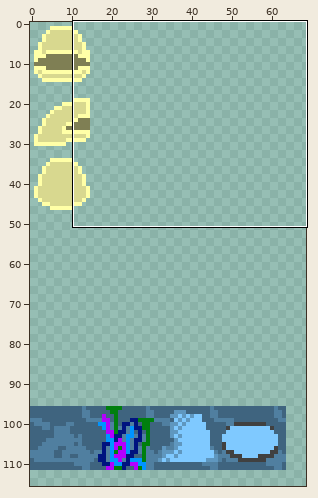
Sprite sheet -- assets/images/16/jeremy.png. Above, an overview of the earlier version with the close-up marked.
Close-up. Earlier state:
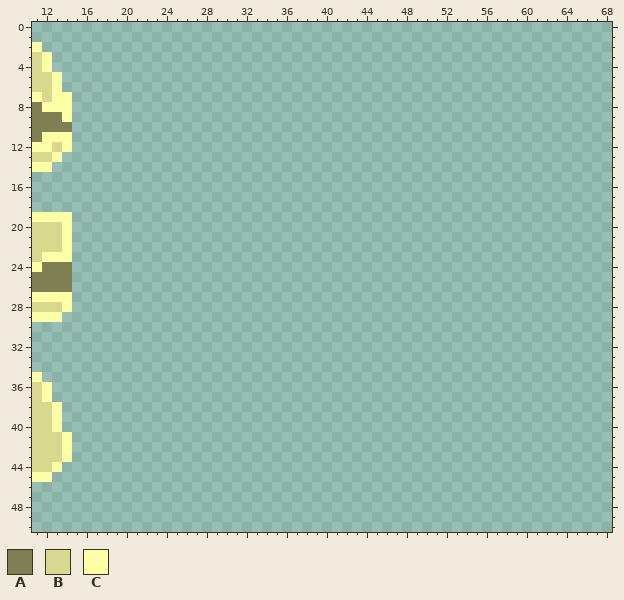
The file is 128x128 pixels. Shown: x 11..68, y 0..50. The wide view leaves out empty margins.
Palette (. is transparent): A #7f7f54  B #d8d88f  C #ffffa7
Pixels before (only the part around the change), first column x 11:
 0 ..........................................................
 1 ..........................................................
 2 C.........................................................
 3 BC........................................................
 4 BC........................................................
 5 BBC.......................................................
 6 BBC.......................................................
 7 CBCC......................................................
 8 ACCC......................................................
 9 AAAC......................................................
10 AAAA......................................................
11 ACCC......................................................
12 CCBC......................................................
13 BBC.......................................................
14 CC........................................................
15 ..........................................................
16 ..........................................................
17 ..........................................................
18 ..........................................................
19 CCCC......................................................
20 BBBC......................................................
21 BBBC......................................................
22 BBBC......................................................
23 BCCC......................................................
24 CAAA......................................................
25 AAAA......................................................
26 AAAA......................................................
27 CCCC......................................................
28 BBBC......................................................
29 CCC.......................................................
30 ..........................................................
31 ..........................................................
32 ..........................................................
33 ..........................................................
34 ..........................................................
35 C.........................................................
36 BC........................................................
37 BC........................................................
38 BBC.......................................................
39 BBC.......................................................
40 BBC.......................................................
41 BBBC......................................................
42 BBBC......................................................
43 BBBC......................................................
44 BBC.......................................................
45 CC........................................................
46 ..........................................................
47 ..........................................................
48 ..........................................................
49 ..........................................................
50 ..........................................................
The same view after the edit:
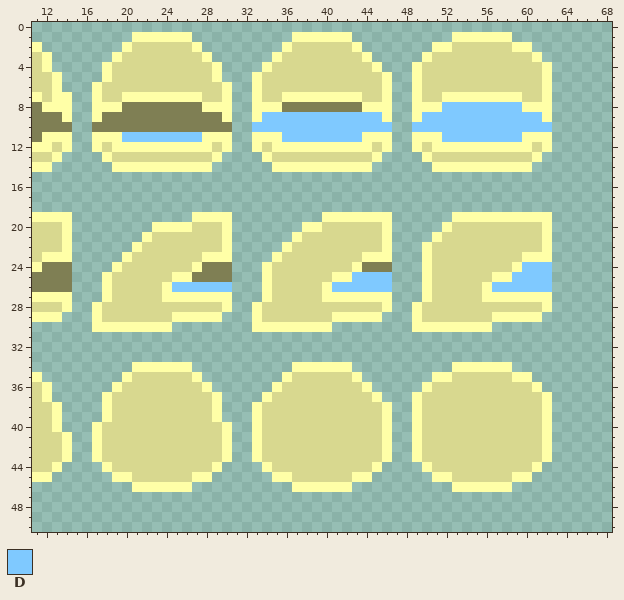
Colours new in this view: D #7fc9ff
Change:
Changed rows in their new state; - is an unchanged pixel.
first column x 17:
 1 ----CCCCCC----------CCCCCC----------CCCCCC----
 2 ---CBBBBBBC--------CBBBBBBC-------CCBBBBBBCC--
 3 --CBBBBBBBBC------CBBBBBBBBC-----CBBBBBBBBBBC-
 4 -CBBBBBBBBBBC----CBBBBBBBBBBC---CBBBBBBBBBBBBC
 5 -CBBBBBBBBBBC---CBBBBBBBBBBBBC--CBBBBBBBBBBBBC
 6 CBBBBBBBBBBBBC--CBBBBBBBBBBBBC--CBBBBBBBBBBBBC
 7 CBBCCCCCCCCBBC--CBBCCCCCCCCBBC--CBBCCCCCCCCBBC
 8 CCCAAAAAAAACCC--CCCAAAAAAAACCC--CCCDDDDDDDDCCC
 9 CAAAAAAAAAAAAC--CDDDDDDDDDDDDC--CDDDDDDDDDDDDC
10 AAAAAAAAAAAAAA--DDDDDDDDDDDDDD--DDDDDDDDDDDDDD
11 CCCDDDDDDDDCCC--CCCDDDDDDDDCCC--CCCDDDDDDDDCCC
12 CBCCCCCCCCCCBC--CBCCCCCCCCCCBC--CBCCCCCCCCCCBC
13 -CBBBBBBBBBBC----CBBBBBBBBBBC----CBBBBBBBBBBC-
14 --CCCCCCCCCC------CCCCCCCCCC------CCCCCCCCCC--
first column x 17:
19 ----------CCCC---------CCCCCCC------CCCCCCCCCC
20 ------CCCCBBBC-------CCBBBBBBC-----CBBBBBBBBBC
21 -----CBBBBBBBC------CBBBBBBBBC----CBBBBBBBBBBC
22 ----CBBBBBBBBC-----CBBBBBBBBBC---CBBBBBBBBBBBC
23 ---CBBBBBBBCCC----CBBBBBBBBCCC---CBBBBBBBBBCCC
24 --CBBBBBBBCAAA---CBBBBBBBBCAAA---CBBBBBBBBCDDD
25 -CBBBBBBCCAAAA---CBBBBBBCCDDDD---CBBBBBBCCDDDD
26 -CBBBBBCDDDDDD---CBBBBBCDDDDDD---CBBBBBCDDDDDD
27 -CBBBBBCCCCCCC---CBBBBBCCCCCCC---CBBBBBCCCCCCC
28 CBBBBBBBBBBBBC--CBBBBBBBBBBBBC--CBBBBBBBBBBBBC
29 CBBBBBBBCCCCC---CBBBBBBBCCCCC---CBBBBBBBCCCCC-
30 CCCCCCCC--------CCCCCCCC--------CCCCCCCC------
first column x 17:
34 ----CCCCCC----------CCCCCC----------CCCCCC----
35 ---CBBBBBBC--------CBBBBBBC-------CCBBBBBBCC--
36 --CBBBBBBBBC------CBBBBBBBBC-----CBBBBBBBBBBC-
37 -CBBBBBBBBBBC----CBBBBBBBBBBC---CBBBBBBBBBBBBC
38 -CBBBBBBBBBBC---CBBBBBBBBBBBBC--CBBBBBBBBBBBBC
39 -CBBBBBBBBBBC---CBBBBBBBBBBBBC--CBBBBBBBBBBBBC
40 CBBBBBBBBBBBBC--CBBBBBBBBBBBBC--CBBBBBBBBBBBBC
41 CBBBBBBBBBBBBC--CBBBBBBBBBBBBC--CBBBBBBBBBBBBC
42 CBBBBBBBBBBBBC--CBBBBBBBBBBBBC--CBBBBBBBBBBBBC
43 CBBBBBBBBBBBBC--CBBBBBBBBBBBBC--CBBBBBBBBBBBBC
44 -CBBBBBBBBBBC----CBBBBBBBBBBC----CBBBBBBBBBBC-
45 --CCBBBBBBCC------CCBBBBBBCC------CCBBBBBBCC--
46 ----CCCCCC----------CCCCCC----------CCCCCC----
